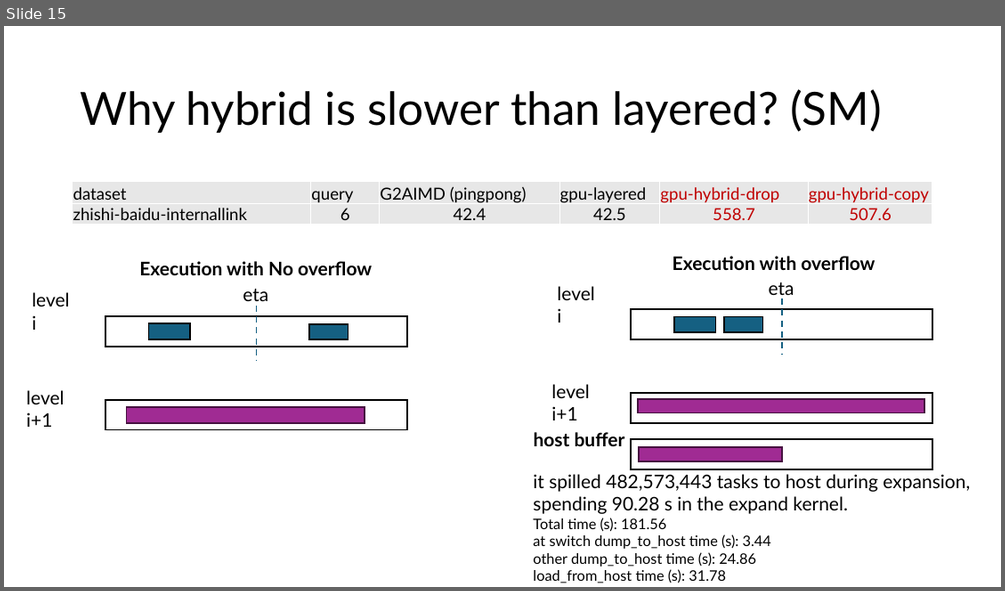
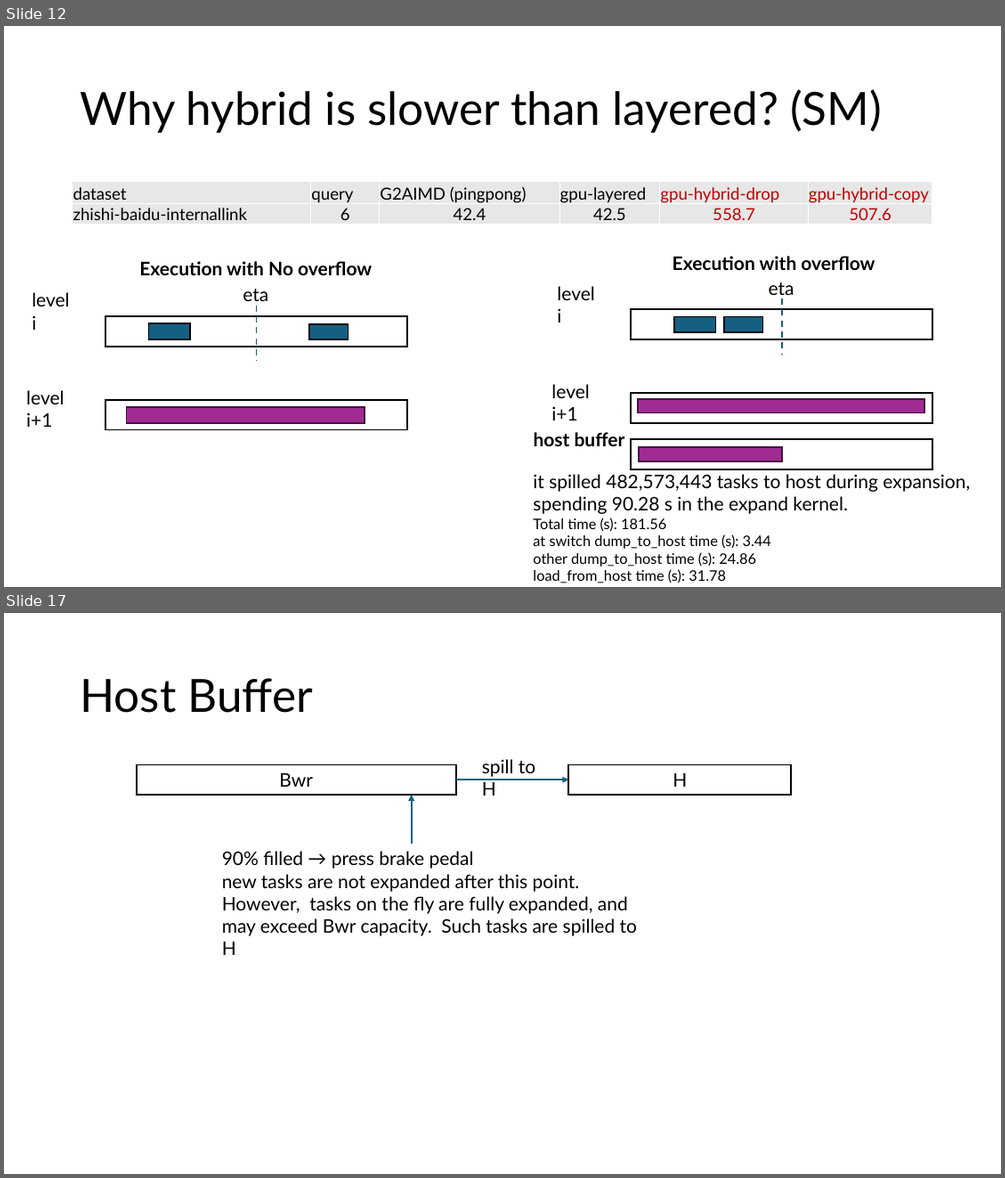
Before and after one commit to akhlaqueak/G-ThinkerCG, a slide deck: revision.pptx. Shown one above the other, each under a label of ours: slide 15 before the commit, slides 12 and 17 after it; the slides between them are not shown. The pictures are 1005x591 and 1005x1178 pixels, drawn with LibreOffice and Linux fonts; fonts in the diff are those of the drawing. Boxes give left, top, right and bottom in pixels: in the first picture for what was removed or moved away, otherwise in the second. Text is boxed around its words. In the diff, an @@ line names an element or a change of style, - is before the commit and + after.

```diff
--- a/revision.pptx
+++ b/revision.pptx
@@ slide 17 added at (4, 613, 1001, 1174), background #FFFFFF @@
@@ title added at (80, 678, 313, 713), 44 pt, text #000000 @@
+Host Buffer
@@ rectangle added at (137, 765, 456, 795), fill #FFFFFF, outline #000000 1.5 pt, 18 pt, text #000000 @@
+Bwr
@@ text added at (482, 759, 535, 795), 18 pt, text #000000 @@
+spill to H
@@ rectangle added at (568, 765, 792, 795), fill #FFFFFF, outline #000000 1.5 pt, 18 pt, text #000000 @@
+H
@@ arrow added from (412, 844) to (412, 795), #156082 1.5 pt @@
@@ arrow added from (456, 779) to (568, 779), #156082 1.5 pt @@
@@ text added at (222, 851, 637, 936), 18 pt, text #000000 @@
+90% filled → press brake pedal
+new tasks are not expanded after this point. However, tasks on the fly are fully expanded, and may exceed Bwr capacity. Such tasks are spilled to H
@@ what was slide 15 is now slide 12 @@
```
Also in this commit, not shown: 8 other slides added, 3 slides removed, 19 other files.
